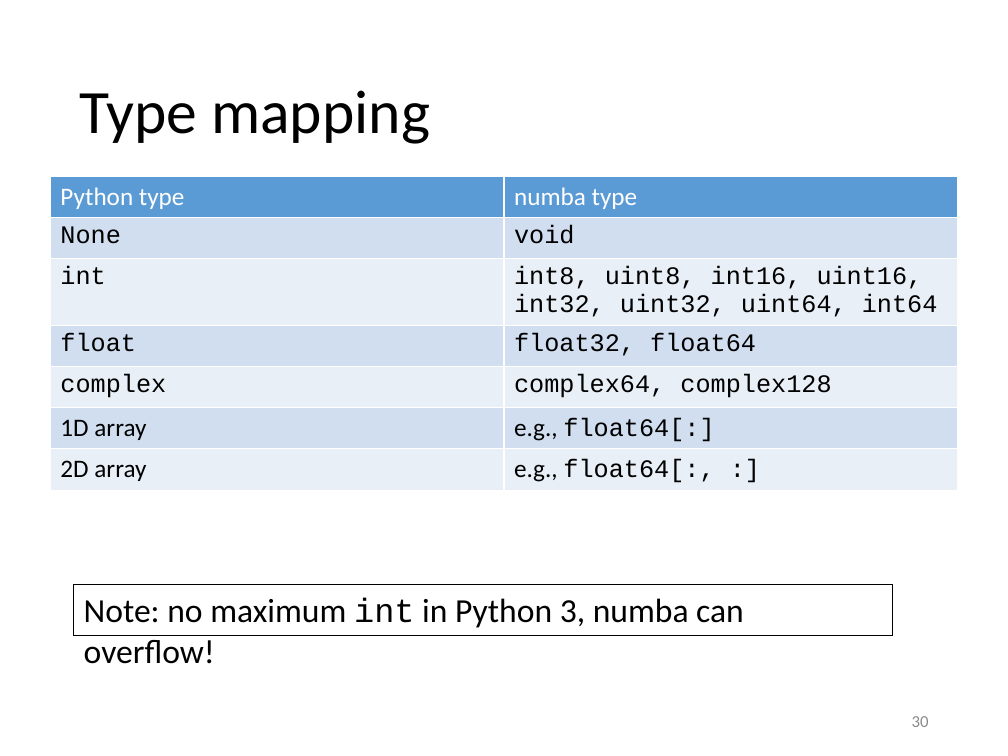
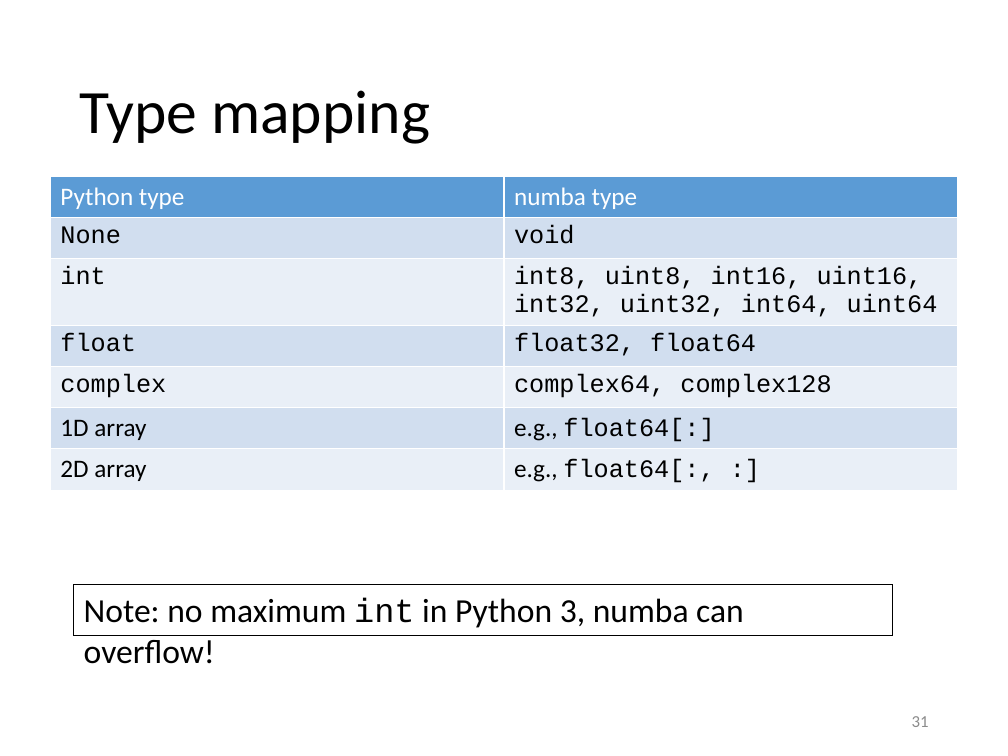
Before and after one commit to gjbex/Python-for-HPC, a slide deck: slide 31 of python_for_hpc.pptx (slide 30 before the commit). Drawn at 1008x756 pixels with LibreOffice and Linux fonts; fonts in the diff are those of the drawing. Boxes give left, top, right and bottom in pixels: in the first picture for what was removed or moved away, otherwise in the second. Text is boxed around its words. In the diff, an @@ line names an element or a change of style, - is before the commit and + after.

```diff
--- a/python_for_hpc.pptx
+++ b/python_for_hpc.pptx
@@ table at (50, 176, 958, 492) @@
-row 3, column 2: int8, uint8, int16, uint16, int32, uint32, uint64, int64
+row 3, column 2: int8, uint8, int16, uint16, int32, uint32, int64, uint64
@@ page number at (912, 716, 929, 727): text changed @@
-30
+31
```
Also in this commit, not shown: 1 other slide changed.
